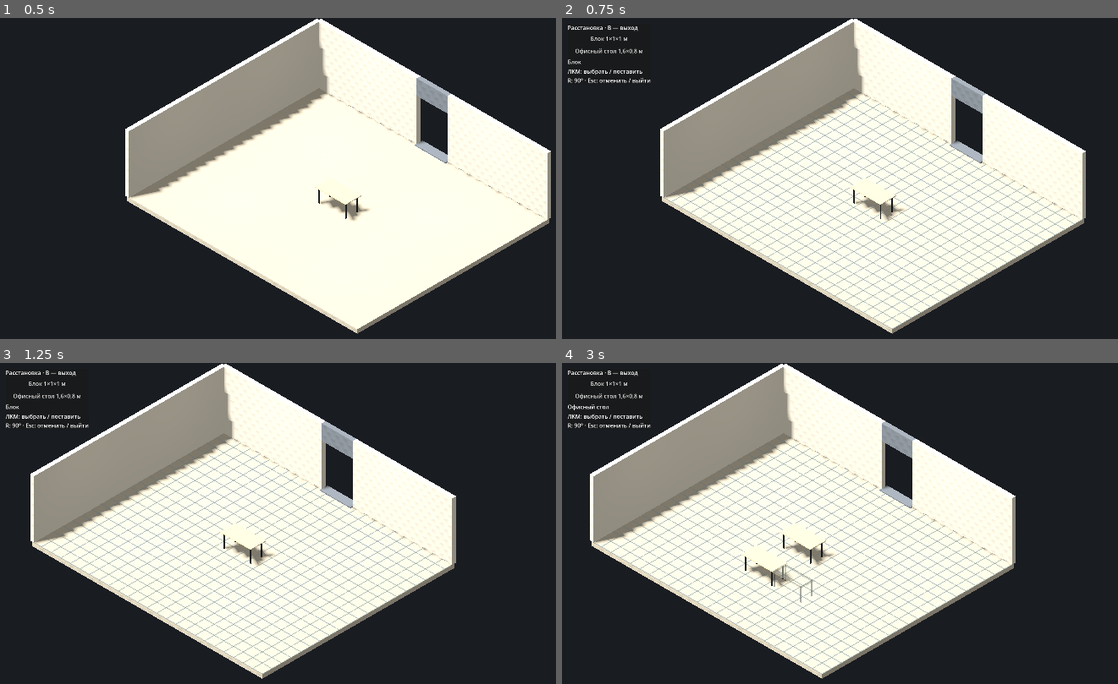
Above: before the commit, frames 1-4 (two rows, left to right).
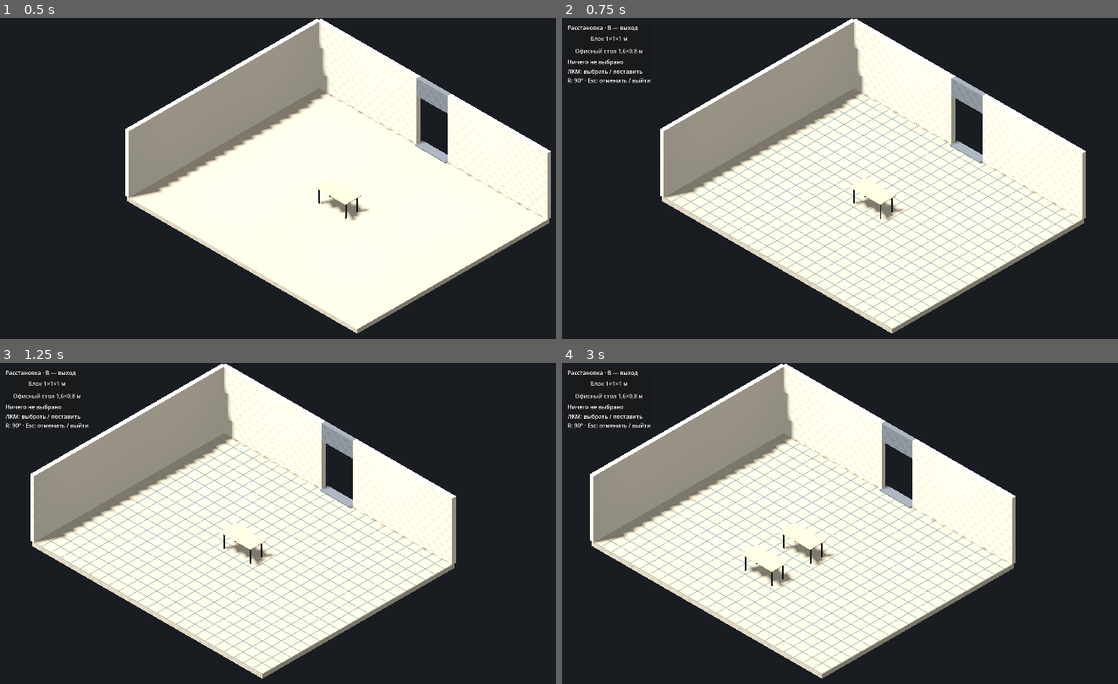
Above: after the commit, the same moments.

Repository: pestovstop-coder/Press
Game: Godot game, scene res://scenes/main.tscn
Same seed, same stepped clock (60 frames per second), same inputs: the game is played once before the commit and once after it.
Inputs (mouse positions are in pixels of both pictures, inside the frame that each line leads up to):
- Up to frame 1 (0.5 s): no input
- Up to frame 2 (0.75 s): tap Enter at 0.5 s; move the mouse to (1051, 188) at 0.52 s; hold D from 0.53 s (still down); tap B at 0.6 s; click (1051, 188) at 0.67 s
- Up to frame 3 (1.25 s): keep holding D; tap R at 0.8 s
- Up to frame 4 (3 s): release D at 1.25 s; click "Блок 1×1×1 м" at 1.25 s; click "Офисный стол 1,6×0,8 м" at 2 s; tap Space at 2.75 s; drag from (762, 571) to (867, 629) at 2.77 s

Frame 1 is identical in both runs. In frame 2, less than 0.1% of the frame differs, in the area x 1-12%, y 12-15%; in frame 3, less than 0.1%; in frame 4, 0.2%, in the area x 1-46%, y 12-75%.

Commit message:
TASK 007
Co-authored-by: arena-agent <297053741+arena-agent@users.noreply.github.com>

Diff:
--- a/scripts/placement_controller.gd
+++ b/scripts/placement_controller.gd
@@ -1,5 +1,7 @@
 extends Node3D
-## TASK 006: small two-asset editor. No collision/occupancy system or persistence.
+## TASK 007: explicit idle / placing / moving states. No collision/occupancy system or persistence.
+enum EditorState { IDLE, PLACING, MOVING }
+
 const STEP: float = 0.5
 const BLOCK_SIZE: Vector3 = Vector3(1.0, 1.0, 1.0)
 const GRID_LIFT: float = 0.012
@@ -8,7 +10,8 @@
 var active: bool = false
 var quarter_turns: int = 0
 var valid_target: bool = false
-var selected_asset: String = "block"
+var state: EditorState = EditorState.IDLE
+var selected_asset: String = ""
 var grid: MeshInstance3D
 var preview: Node3D
 var placed: Node3D
@@ -35,12 +38,11 @@
 	var existing: Node3D = get_node("../TestRoom/OfficeDesk")
 	_register(existing, "office_desk")
 	_build_panel()
-	_new_preview()
 	set_active(false)
 
 
 func _process(_delta: float) -> void:
-	if active:
+	if active and state != EditorState.IDLE:
 		_update_preview(get_viewport().get_mouse_position())
 
 
@@ -60,12 +62,12 @@
 			KEY_ESCAPE:
 				if not active:
 					return
-				if editing != null:
-					cancel_move()
+				if state != EditorState.IDLE:
+					cancel_operation()
 				else:
 					set_active(false)
 			KEY_R:
-				if not active:
+				if not active or state == EditorState.IDLE:
 					return
 				quarter_turns = (quarter_turns + 1) % 4
 				preview.rotation.y = quarter_turns * PI / 2.0
@@ -84,36 +86,28 @@
 func click_at(screen_point: Vector2) -> void:
 	if not active or _over_panel(screen_point):
 		return
-	if editing == null:
+	if state == EditorState.IDLE:
 		var picked: Node3D = pick_object(screen_point)
 		if picked != null:
 			begin_move(picked)
-			return
+		return
 	_update_preview(screen_point)
 	place_block()
 
 
 func set_active(enabled: bool) -> void:
-	if editing != null:
-		cancel_move()
+	cancel_operation()
 	active = enabled
 	grid.visible = enabled
 	panel.visible = enabled
-	valid_target = false
-	preview.visible = false
-	if enabled:
-		quarter_turns = 0
-		preview.rotation.y = 0.0
-		_update_preview(get_viewport().get_mouse_position())
 
 
 func select_asset(asset_id: String) -> void:
-	if asset_id not in ["block", "office_desk"]:
-		return
-	if editing != null:
-		cancel_move()
+	if not active or asset_id not in ["block", "office_desk"]:
+		return
+	cancel_operation()
 	selected_asset = asset_id
-	_discard_preview()
+	state = EditorState.PLACING
 	_new_preview()
 	_update_preview(get_viewport().get_mouse_position())
 
@@ -145,9 +139,9 @@
 
 
 func begin_move(object: Node3D) -> void:
-	if not active or editing != null or object not in editable:
-		return
-	_discard_preview()
+	if not active or state != EditorState.IDLE or object not in editable:
+		return
+	state = EditorState.MOVING
 	editing = object
 	valid_target = false
 	preview = object
@@ -158,16 +152,24 @@
 	status.text = "Перемещение · Esc — вернуть"
 
 
-func cancel_move() -> void:
-	if editing == null:
-		return
-	_restore_materials()
-	editing.global_transform = original_transform
-	editing.visible = true
+func cancel_operation() -> void:
+	if state == EditorState.MOVING:
+		_restore_materials()
+		editing.global_transform = original_transform
+		editing.visible = true
+	elif state == EditorState.PLACING:
+		_discard_preview()
+	_reset_selection()
+
+
+func _reset_selection() -> void:
+	state = EditorState.IDLE
+	preview = null
 	editing = null
-	preview = null
-	_new_preview()
+	selected_asset = ""
+	quarter_turns = 0
 	valid_target = false
+	status.text = "Ничего не выбрано"
 
 
 func snapped_floor_point(local_hit: Vector3) -> Vector3:
@@ -176,6 +178,8 @@
 
 func target_inside_floor(point: Vector3) -> bool:
 	# Only a floor-edge check, no furniture/wall collision or occupancy checks.
+	if preview == null:
+		return false
 	var bounds: AABB = preview.get_meta("bounds")
 	var rotated: AABB = (
 		Transform3D(Basis(Vector3.UP, quarter_turns * PI / 2.0), Vector3.ZERO) * bounds
@@ -190,6 +194,8 @@
 
 func _update_preview(screen_point: Vector2) -> void:
 	valid_target = false
+	if preview == null:
+		return
 	preview.visible = false
 	if not active or _over_panel(screen_point):
 		return
@@ -220,19 +226,18 @@
 
 func place_block() -> void:
 	# Retain the original public helper name for the smoke test; handles both assets.
-	if not active or not valid_target:
-		return
-	if editing != null:
+	if not active or state == EditorState.IDLE or not valid_target:
+		return
+	if state == EditorState.MOVING:
 		_restore_materials()
 		editing.visible = true
-		editing = null
-		preview = null
-		_new_preview()
 	else:
 		var object: Node3D = _make_block(false) if selected_asset == "block" else DESK.instantiate()
 		placed.add_child(object)
 		object.global_transform = preview.global_transform
 		_register(object, selected_asset)
+		_discard_preview()
+	_reset_selection()
 
 
 func pick_object(screen_point: Vector2) -> Node3D:
--- a/tests/placement_smoke.gd
+++ b/tests/placement_smoke.gd
@@ -1,6 +1,8 @@
 extends SceneTree
 ## godot --headless --path . --script res://tests/placement_smoke.gd
 ## Real scene and imported GLB. Handler tests, not a visual/GUI acceptance test.
+const Placement = preload("res://scripts/placement_controller.gd")
+
 var failures: int = 0
 
 
@@ -29,6 +31,30 @@
 	event.pressed = true
 	event.position = position
 	controller._unhandled_input(event)
+
+
+func check_idle(c: Node, description: String) -> void:
+	check(
+		(
+			c.state == Placement.EditorState.IDLE
+			and c.preview == null
+			and c.editing == null
+			and c.selected_asset == ""
+			and not c.valid_target
+			and c.ghost_records.is_empty()
+		),
+		description
+	)
+
+
+func materials_snapshot(c: Node, object: Node3D) -> Array:
+	var result: Array = []
+	for mesh: MeshInstance3D in c._meshes(object):
+		var surfaces: Array = []
+		for index in range(mesh.mesh.get_surface_count()):
+			surfaces.append(mesh.get_surface_override_material(index))
+		result.append([mesh.material_override, surfaces, mesh.cast_shadow])
+	return result
 
 
 func _run() -> void:
@@ -41,130 +67,201 @@
 	var camera: Camera3D = rig.get_node("Camera3D")
 	var original_desk: Node3D = scene.get_node("TestRoom/OfficeDesk")
 	var camera_before: Transform3D = rig.global_transform
-	check(
-		not c.active and not c.grid.visible and not c.panel.visible and not c.preview.visible,
-		"normal mode hides editor/grid/preview"
-	)
-	check(c.editable.has(original_desk), "existing room desk is editable")
-	key(c, KEY_B)
-	check(c.active and c.panel.visible and c.grid.visible, "B opens editor and grid")
+	var initial: Transform3D = original_desk.global_transform
+	var initial_materials: Array = materials_snapshot(c, original_desk)
+	var empty: Vector2 = camera.unproject_position(Vector3(3, 0, 2))
+	check_idle(c, "closed editor has no selection or ghost")
+	check(not c.active and not c.grid.visible and not c.panel.visible, "normal mode hides UI/grid")
+	c.select_asset("block")
+	check_idle(c, "panel API cannot start placement outside build mode")
+	key(c, KEY_B)
+	check(c.active and c.panel.visible and c.grid.visible, "B opens editor/grid")
+	check_idle(c, "B enters idle, no automatic cube")
+	key(c, KEY_R)
+	c._process(0.016)
+	click(c, empty)
+	check_idle(c, "R, process and empty click are safe without preview")
+	check(c.placed.get_child_count() == 0, "idle empty click creates nothing")
+	var column: Node = c.panel.get_child(0)
+	column.get_child(1).emit_signal("pressed")
+	check(
+		(
+			c.state == Placement.EditorState.PLACING
+			and c.selected_asset == "block"
+			and c.preview != null
+		),
+		"block button starts preview only"
+	)
+	check(c.placed.get_child_count() == 0, "button does not create placed furniture")
 	var block_screen: Vector2 = camera.unproject_position(Vector3(2.24, 0, 2.26))
 	c._update_preview(block_screen)
 	check(
-		c.valid_target and c.preview.global_position.is_equal_approx(Vector3(2, 0, 2.5)),
-		"block preview follows cursor at 0.5m step on floor"
-	)
+		(
+			c.valid_target
+			and c.preview.visible
+			and c.preview.global_position.is_equal_approx(Vector3(2, 0, 2.5))
+		),
+		"block snaps to floor"
+	)
+	var old_preview: Node3D = c.preview
 	click(c, block_screen)
-	check(c.placed.get_child_count() == 1, "LMB places block")
+	check(c.placed.get_child_count() == 1, "LMB places one block")
+	check_idle(c, "block placement returns idle with no preview")
+	check(
+		not old_preview.visible and old_preview.is_queued_for_deletion(),
+		"old ghost hidden and freed"
+	)
 	var block: Node3D = c.placed.get_child(0)
-	check(block.get_meta("asset_id") == "block", "block asset recorded")
-	c.select_asset("office_desk")
+	click(c, empty)
+	check(c.placed.get_child_count() == 1, "additional empty click does not place second block")
+	column.get_child(1).emit_signal("pressed")
+	click(c, camera.unproject_position(Vector3(-3, 0, 2)))
+	check(c.placed.get_child_count() == 2, "second block requires explicit button press")
+	check_idle(c, "second block also leaves idle")
+	column.get_child(2).emit_signal("pressed")
+	check(
+		c.state == Placement.EditorState.PLACING and c.selected_asset == "office_desk",
+		"desk button starts new-object operation"
+	)
 	var bounds: AABB = c.preview.get_meta("bounds")
-	check(bounds.size.is_equal_approx(Vector3(1.6, 0.75, 0.8)), "desk bounds from imported meshes")
-	check(c.ghost_records.size() == 9, "all nine desk meshes are preview ghosts")
-	var desk_screen: Vector2 = camera.unproject_position(Vector3(-2, 0, 2))
+	check(
+		bounds.size.is_equal_approx(Vector3(1.6, 0.75, 0.8)), "desk bounds from imported geometry"
+	)
+	check(c.ghost_records.size() == 9, "desk preview ghosts all meshes")
+	key(c, KEY_R)
+	var desk_screen: Vector2 = camera.unproject_position(Vector3(-2, 0, -2))
 	c._update_preview(desk_screen)
 	click(c, desk_screen)
-	check(c.placed.get_child_count() == 2, "LMB places imported desk")
-	var desk: Node3D = c.placed.get_child(1)
-	check(
-		desk.get_meta("asset_id") == "office_desk" and is_zero_approx(desk.position.y),
-		"desk asset and origin rest on floor"
-	)
-	# Exercise actual UI button connection without requiring pointer/window automation.
-	var column: Node = c.panel.get_child(0)
-	column.get_child(1).emit_signal("pressed")
-	check(c.selected_asset == "block", "block UI button selects block")
-	column.get_child(2).emit_signal("pressed")
-	check(c.selected_asset == "office_desk", "desk UI button selects desk")
-	# Per-mesh picking selects the existing desk top rather than empty space between legs.
+	check(c.placed.get_child_count() == 3, "desk placed once")
+	var desk: Node3D = c.placed.get_child(2)
+	check(
+		is_zero_approx(desk.position.y) and is_equal_approx(desk.rotation.y, PI / 2),
+		"new desk retains rotation and rests on floor"
+	)
+	check_idle(c, "desk placement returns idle")
+	click(c, empty)
+	check(c.placed.get_child_count() == 3, "desk is not repeatedly created")
+	# Start moves by actual ray picking, both existing and newly placed furniture.
+	var desk_pick: Vector2 = camera.unproject_position(desk.to_global(Vector3(0, 0.75, 0)))
+	click(c, desk_pick)
+	check(
+		c.state == Placement.EditorState.MOVING and c.editing == desk,
+		"click on placed desk starts move"
+	)
+	key(c, KEY_ESCAPE)
+	check_idle(c, "cancel new desk move returns idle")
 	var pick_screen: Vector2 = camera.unproject_position(Vector3(0, 0.75, 0))
-	check(c.pick_object(pick_screen) == original_desk, "ray picks existing desk top")
-	var initial: Transform3D = original_desk.global_transform
+	check(c.pick_object(pick_screen) == original_desk, "ray picks original room desk")
 	click(c, pick_screen)
 	check(
-		c.editing == original_desk and c.preview == original_desk,
-		"LMB begins moving the original object, not a duplicate"
-	)
+		c.state == Placement.EditorState.MOVING and c.preview == original_desk,
+		"idle click starts moving original instance"
+	)
+	key(c, KEY_R)
 	var destination: Vector2 = camera.unproject_position(Vector3(1.26, 0, -1.26))
 	c._update_preview(destination)
-	# R also reprojects using the live cursor; restore our test point afterwards.
-	key(c, KEY_R)
-	c._update_preview(destination)
-	check(
-		c.quarter_turns == 1 and is_equal_approx(original_desk.rotation.y, PI / 2),
-		"R rotates moved desk by 90 degrees"
-	)
-	check(
-		original_desk.global_position.is_equal_approx(Vector3(1.5, 0, -1.5)),
-		"moved desk snaps and stays on floor"
-	)
-	key(c, KEY_ESCAPE)
-	check(
-		c.editing == null and c.active and original_desk.global_transform.is_equal_approx(initial),
-		"Escape rolls back position/rotation and keeps editor open"
-	)
-	check(original_desk.visible, "cancelled desk visible")
-	for mesh: MeshInstance3D in c._meshes(original_desk):
-		check(
-			mesh.get_surface_override_material(0) == null,
-			"cancel restores imported material, removes ghost override"
-		)
-	c.begin_move(original_desk)
-	c._update_preview(destination)
+	check(
+		(
+			original_desk.global_position.is_equal_approx(Vector3(1.5, 0, -1.5))
+			and is_equal_approx(original_desk.rotation.y, PI / 2)
+		),
+		"move snaps and rotates"
+	)
+	key(c, KEY_ESCAPE)
+	check_idle(c, "Escape after move returns idle, not new-object preview")
+	check(
+		(
+			c.active
+			and original_desk.visible
+			and original_desk.global_transform.is_equal_approx(initial)
+		),
+		"Escape restores original transform and stays in build mode"
+	)
+	check(
+		materials_snapshot(c, original_desk) == initial_materials,
+		"Escape restores exact materials/shadows"
+	)
+	click(c, pick_screen)
 	key(c, KEY_R)
 	c._update_preview(destination)
 	click(c, destination)
-	check(
-		(
-			c.editing == null
-			and original_desk.visible
+	check_idle(c, "move confirmation returns idle")
+	check(
+		(
+			original_desk.visible
 			and original_desk.global_position.is_equal_approx(Vector3(1.5, 0, -1.5))
 			and is_equal_approx(original_desk.rotation.y, PI / 2)
 		),
-		"LMB commits moved/rotated desk"
-	)
-	check(c.placed.get_child_count() == 2, "moving does not create duplicates")
+		"confirmed desk remains at destination"
+	)
+	check(
+		materials_snapshot(c, original_desk) == initial_materials,
+		"commit restores materials/shadows"
+	)
+	click(c, empty)
+	check(
+		c.placed.get_child_count() == 3 and c.editable.size() == 4,
+		"move and subsequent click do not duplicate furniture"
+	)
+	# Placement cancellation, switching operations, invalid targets, and mode exit.
+	c.select_asset("block")
+	key(c, KEY_ESCAPE)
+	check_idle(c, "Escape cancels placement")
+	check(c.active and c.panel.visible and c.grid.visible, "cancel placement keeps build mode open")
 	c.begin_move(block)
+	var block_initial: Transform3D = block.global_transform
 	c._update_preview(destination)
-	key(c, KEY_B)
-	check(
-		(
-			not c.active
-			and c.editing == null
-			and block.global_position.is_equal_approx(Vector3(2, 0, 2.5))
-		),
-		"B exits and rolls back pending block move"
-	)
-	check(
-		not c.preview.visible and not c.panel.visible and not c.grid.visible,
-		"exit hides all editor visuals"
-	)
-	key(c, KEY_B)
 	c.select_asset("office_desk")
-	c.quarter_turns = 0
-	check(not c.target_inside_floor(Vector3(5.5, c.floor_top, 0)), "1.6m desk respects X edge")
-	c.quarter_turns = 1
-	check(
-		c.target_inside_floor(Vector3(5.5, c.floor_top, 0)), "rotated 0.8m depth fits same X edge"
+	check(
+		block.global_transform.is_equal_approx(block_initial) and block.visible,
+		"panel selection rolls back pending move"
+	)
+	check(
+		c.state == Placement.EditorState.PLACING and c.selected_asset == "office_desk",
+		"panel exclusively starts a new-object operation"
 	)
 	var count: int = c.placed.get_child_count()
 	click(c, c.panel.position + Vector2(5, 5))
-	check(c.placed.get_child_count() == count, "panel clicks do not place objects")
+	check(c.placed.get_child_count() == count, "panel click never confirms")
+	click(c, camera.unproject_position(Vector3(20, 0, 20)))
+	check(
+		c.state == Placement.EditorState.PLACING and not c.valid_target,
+		"outside floor does not confirm installation"
+	)
+	key(c, KEY_B)
+	check_idle(c, "B cancels placement and exits")
+	check(not c.active and not c.grid.visible and not c.panel.visible, "exit hides grid/panel")
+	key(c, KEY_B)
+	check_idle(c, "re-enter has no previous selection")
+	c.begin_move(block)
+	c._update_preview(camera.unproject_position(Vector3(20, 0, 20)))
+	key(c, KEY_B)
+	check(
+		block.visible and block.global_transform.is_equal_approx(block_initial),
+		"exit restores even a hidden invalid move"
+	)
+	check_idle(c, "exit from move leaves no ghost")
+	key(c, KEY_B)
 	var middle := InputEventMouseButton.new()
 	middle.button_index = MOUSE_BUTTON_MIDDLE
 	middle.pressed = true
 	Input.parse_input_event(middle)
-	click(c, camera.unproject_position(Vector3(-3, 0, -2)))
-	check(
-		c.placed.get_child_count() == count and c.editing == null, "MMB blocks confirmation/picking"
+	click(c, camera.unproject_position(original_desk.to_global(Vector3(0, 0.75, 0))))
+	check_idle(c, "MMB blocks picking in idle")
+	c.select_asset("block")
+	click(c, empty)
+	check(
+		c.placed.get_child_count() == count and c.state == Placement.EditorState.PLACING,
+		"MMB blocks confirmation during placement"
 	)
 	middle.pressed = false
 	Input.parse_input_event(middle)
 	key(c, KEY_ESCAPE)
+	check_idle(c, "cancel after MMB returns idle")
+	key(c, KEY_ESCAPE)
 	check(
 		not c.active and rig.global_transform.is_equal_approx(camera_before),
-		"Escape exits; placement did not move camera"
+		"idle Escape exits; editing has not moved camera"
 	)
 	print("Placement smoke test failures: ", failures)
 	quit(0 if failures == 0 else 1)
Not shown, changed: docs/TASK_006_PLACEMENT.md
Not shown, added: docs/TASK_007_STATES.md
